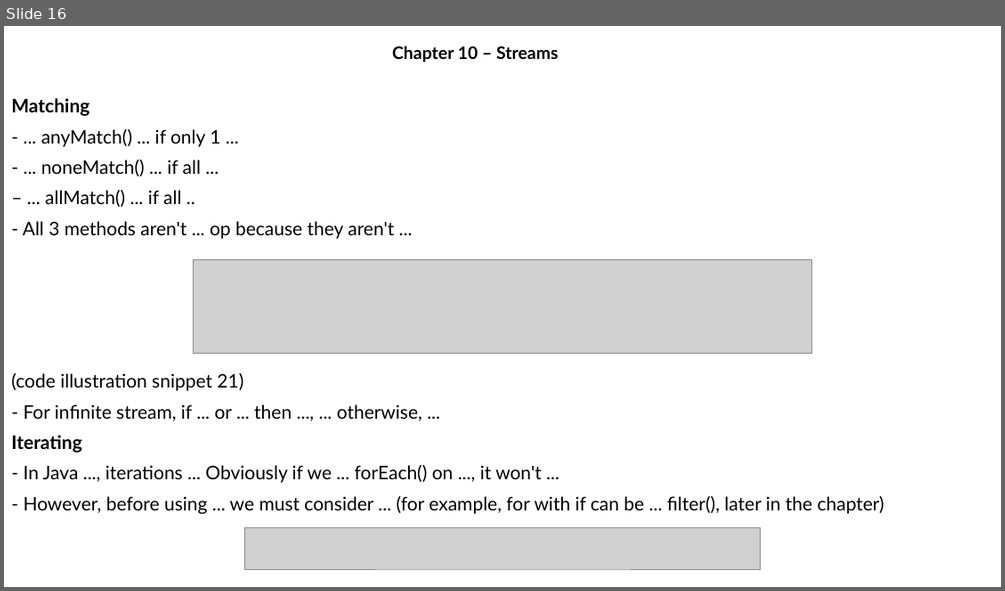
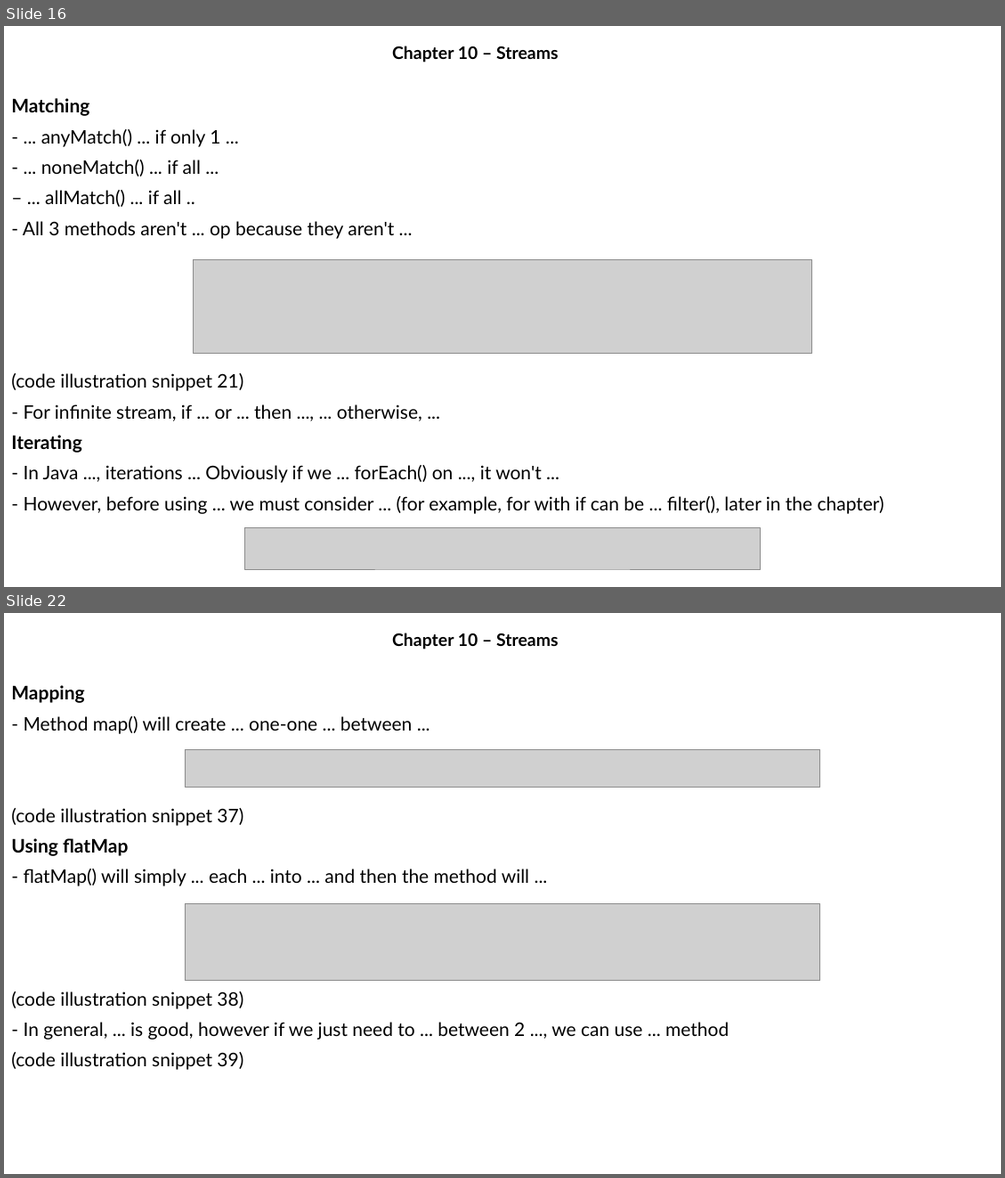
Before and after one commit to MaiDinhVinh/CS-Java, a slide deck: OCP17/Chapter 10 - Streams.pptx. Shown one above the other, each under a label of ours: slide 16 before the commit, slides 16 and 22 after it; the slides between them are not shown. The pictures are 1005x591 and 1005x1178 pixels, drawn with LibreOffice and Linux fonts; fonts in the diff are those of the drawing; grey boxes stand for pictures. Boxes give left, top, right and bottom in pixels: in the first picture for what was removed or moved away, otherwise in the second. Text is boxed around its words. In the diff, an @@ line names an element or a change of style, - is before the commit and + after.

```diff
--- a/OCP17/Chapter 10 - Streams.pptx
+++ b/OCP17/Chapter 10 - Streams.pptx
@@ slide 22 added at (x1=4, y1=613, x2=1001, y2=1174), background #FFFFFF @@
@@ subtitle added at (x1=392, y1=633, x2=558, y2=649), 16.6 pt, text #000000, bold @@
+Chapter 10 – Streams
@@ text added at (x1=11, y1=685, x2=728, y2=1070), 18 pt, text #000000 @@
+Mapping
+- Method map() will create ... one-one ... between ...
+(code illustration snippet 37)
+Using flatMap
+- flatMap() will simply ... each ... into ... and then the method will ...
+(code illustration snippet 38)
+- In general, ... is good, however if we just need to ... between 2 ..., we can use ... method
+(code illustration snippet 39)
@@ picture added at (x1=185, y1=749, x2=821, y2=787) @@
@@ picture added at (x1=185, y1=904, x2=821, y2=981) @@
```
Also in this commit, not shown: 1 slide changed, 18 other slides added.
